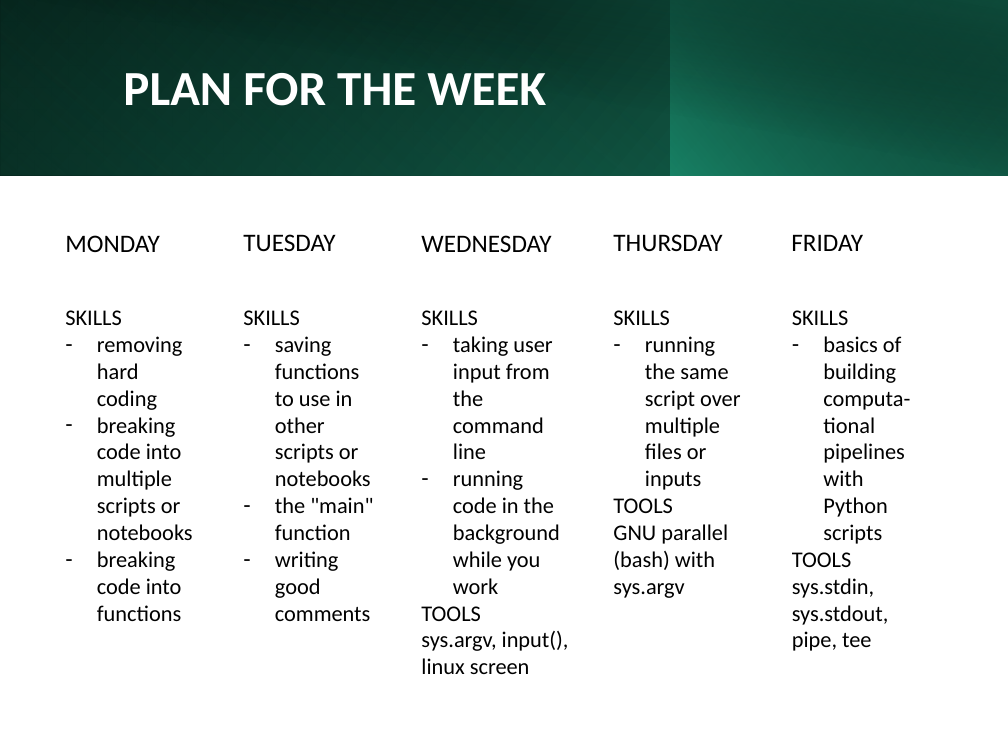
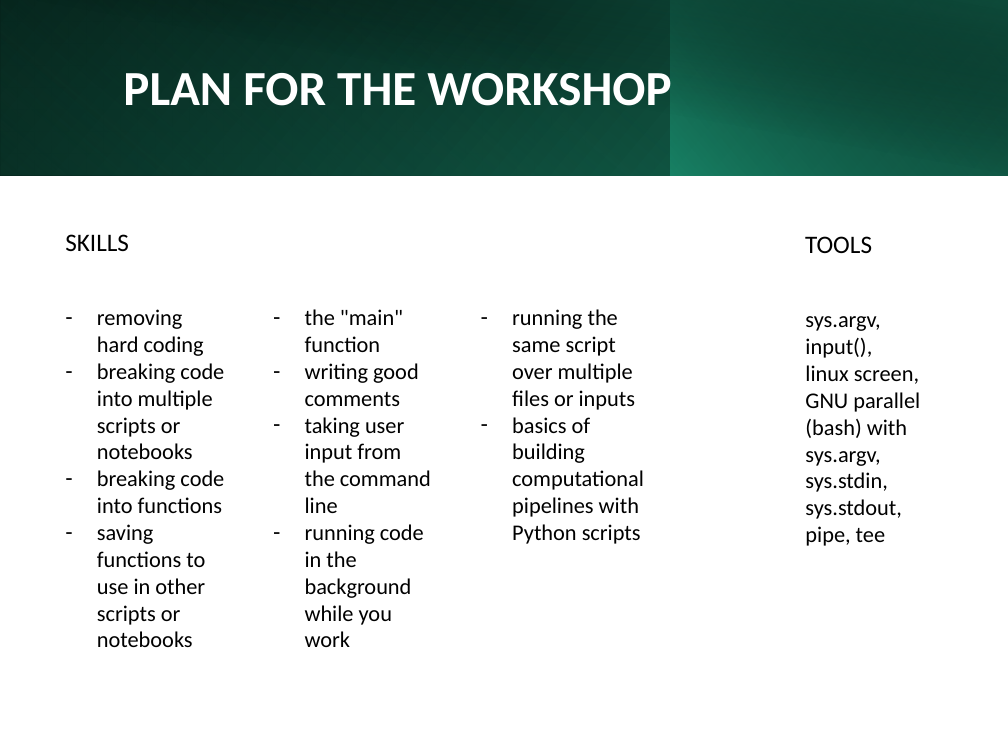
Before and after one commit to aGitHasNoName/PythonForAutomation, a slide deck: slide 12 of Day1Slides.pptx. Drawn at 1008x756 pixels with LibreOffice and Linux fonts; fonts in the diff are those of the drawing. Boxes give left, top, right and bottom in pixels: in the first picture for what was removed or moved away, otherwise in the second. Text is boxed around its words. In the diff, an @@ line names an element or a change of style, - is before the commit and + after.

Commit message:
updated for one-day workshop

```diff
--- a/Day1Slides.pptx
+++ b/Day1Slides.pptx
@@ title at <box>123,73,671,117</box>: text changed @@
-PLAN FOR THE WEEK
+PLAN FOR THE WORKSHOP
@@ text at <box>65,234,129,251</box>: text changed @@
-MONDAY
+SKILLS
@@ text removed at <box>243,234,335,252</box> @@
-TUESDAY
@@ text removed at <box>421,235,551,252</box> @@
-WEDNESDAY
@@ text removed at <box>613,234,722,252</box> @@
-THURSDAY
@@ text removed at <box>791,234,863,251</box> @@
-FRIDAY
@@ text added at <box>805,236,872,253</box>, 18 pt, text #000000 @@
+TOOLS
@@ text "the "main" function": place and size @@
-text "the "main" function" at <box>243,310,373,621</box>
+text "the "main" function" at <box>305,309,431,647</box>
@@ text "running the same script over ...": place and size @@
-text "running the same script over ..." at <box>613,310,740,598</box>
+text "running the same script over ..." at <box>512,309,644,544</box>
@@ text at <box>65,310,121,325</box>: paragraph removed @@
-SKILLS
@@ text at <box>243,310,371,486</box>: paragraphs removed @@
-SKILLS
-– saving functions to use in other scripts or notebooks
@@ text removed at <box>421,310,569,674</box> @@
-SKILLS
-– taking user input from the command line
-– running code in the background while you work
-TOOLS
-sys.argv, input(), linux screen
@@ text at <box>613,310,669,325</box>: paragraph removed @@
-SKILLS
@@ text "sys.argv, input(),": place and size @@
-text "sys.argv, input()," at <box>792,310,910,651</box>
+text "sys.argv, input()," at <box>805,316,920,546</box>
@@ text at <box>805,316,920,466</box>: text changed @@
-SKILLS
-– basics of building computa-tional pipelines with Python scripts
-TOOLS
+sys.argv, input(),
+linux screen,
+GNU parallel (bash) with sys.argv,
@@ text at <box>305,417,431,647</box>: paragraphs added @@
+– taking user input from the command line
+– running code in the background while you work
@@ text at <box>512,417,644,544</box>: text changed @@
-TOOLS
-GNU parallel (bash) with sys.argv
+– basics of building computational pipelines with Python scripts
@@ text at <box>97,524,205,647</box>: paragraph added @@
+– saving functions to use in other scripts or notebooks
```
Also in this commit, not shown: 11 other slides changed, 12 other files.
